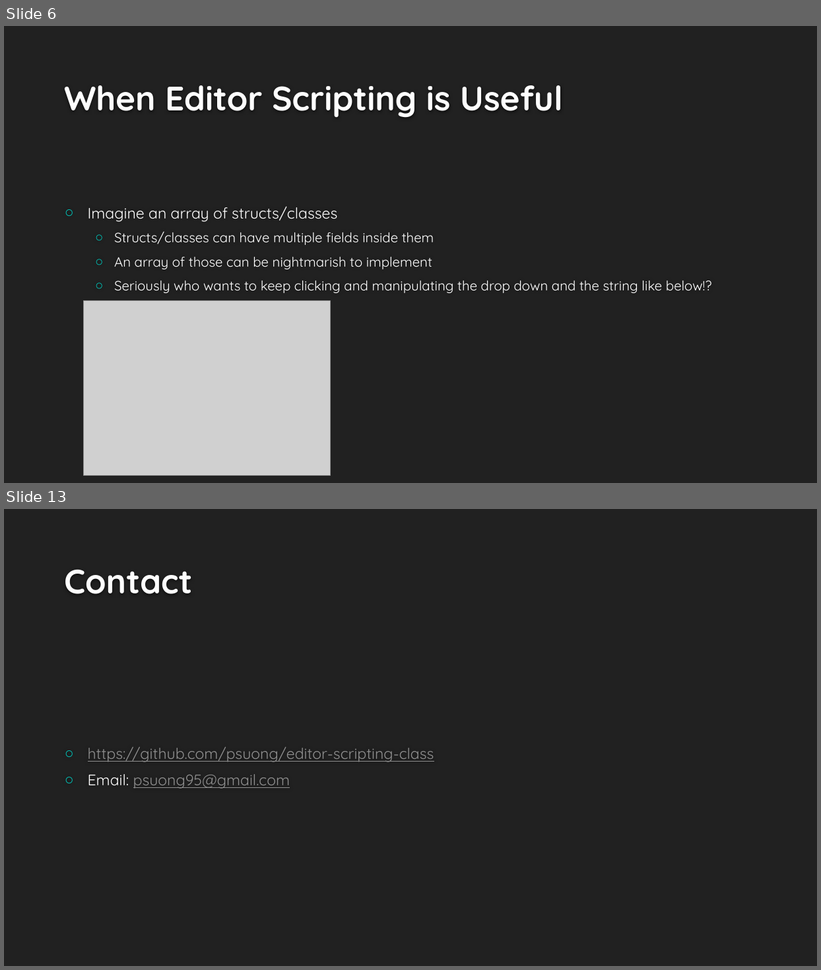
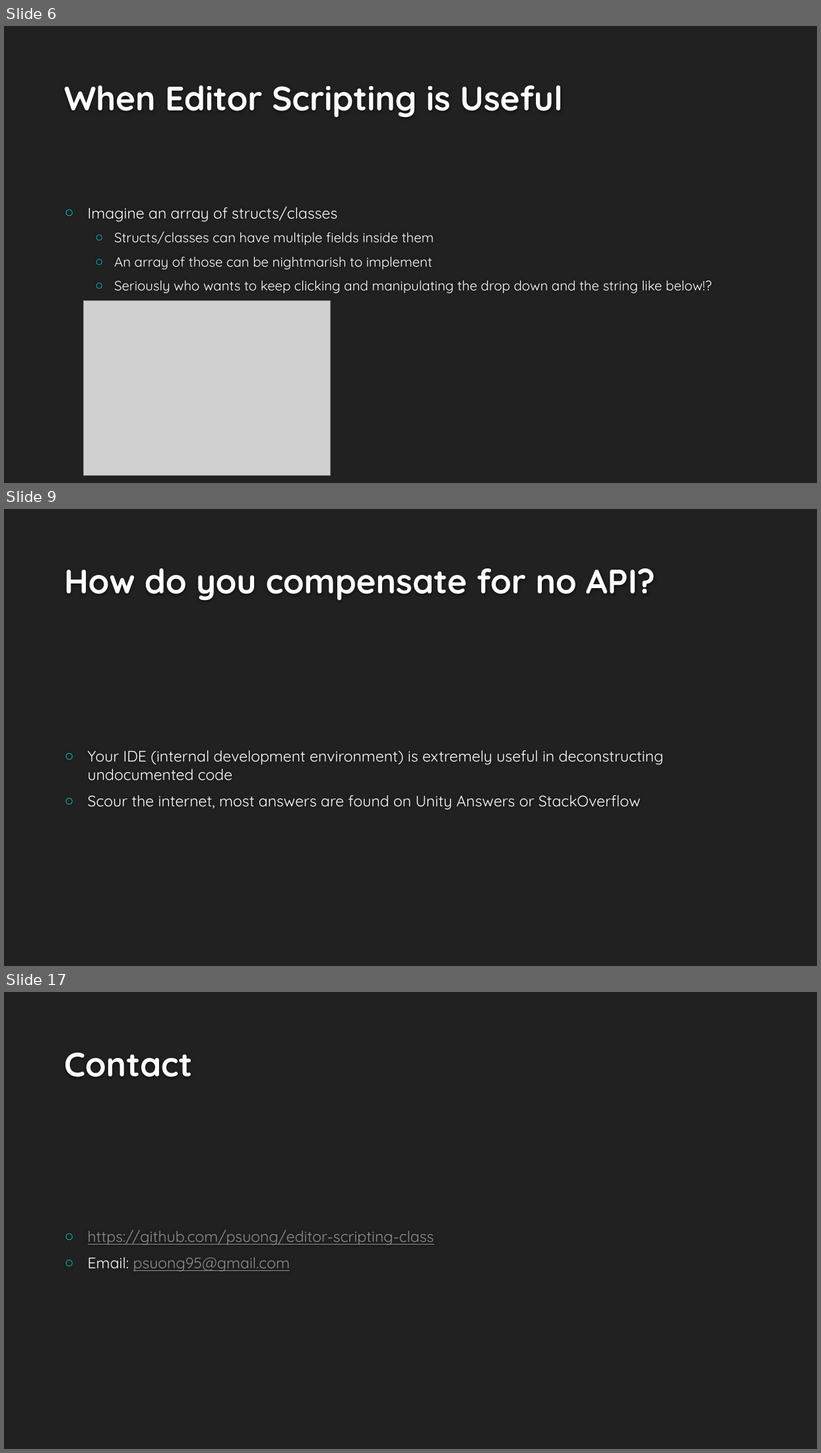
Before and after one commit to psuong/editor-scripting-class, a slide deck: Editor Scripting in Unity.pptx. Shown one above the other, each under a label of ours: slides 6 and 13 before the commit, slides 6, 9 and 17 after it; the slides between them are not shown. The pictures are 821x970 and 821x1453 pixels, drawn with LibreOffice and Linux fonts; fonts in the diff are those of the drawing; grey boxes stand for pictures; background and template pictures are left out. Boxes give left, top, right and bottom in pixels: in the first picture for what was removed or moved away, otherwise in the second. Text is boxed around its words. In the diff, an @@ line names an element or a change of style, - is before the commit and + after.

```diff
--- a/Editor Scripting in Unity.pptx
+++ b/Editor Scripting in Unity.pptx
@@ slide 9 added at [4, 509, 817, 966], background #212121 @@
@@ title added at [64, 568, 655, 601], 40 pt, text #FEFEFE, bold @@
+How do you compensate for no API?
@@ text added at [88, 751, 664, 810], 18 pt, text #FFFFFF @@
+○ Your IDE (internal development environment) is extremely useful in deconstructing undocumented code
+○ Scour the internet, most answers are found on Unity Answers or StackOverflow
@@ what was slide 13 is now slide 17 @@
```
Also in this commit, not shown: 7 slides changed, 3 other slides added, 5 other files.
